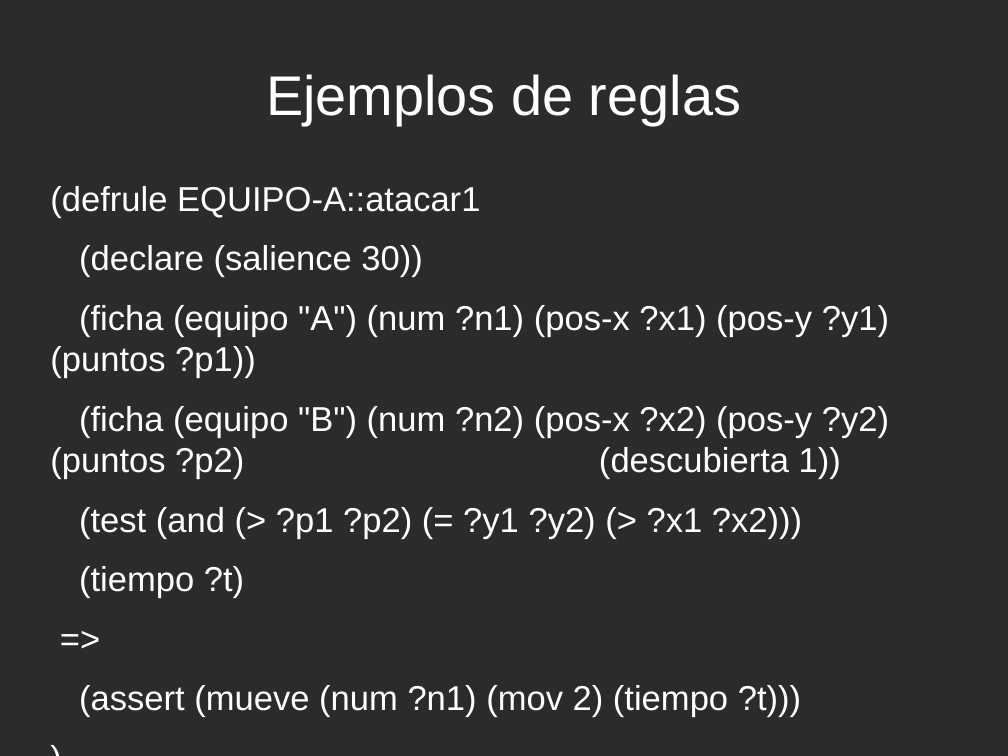
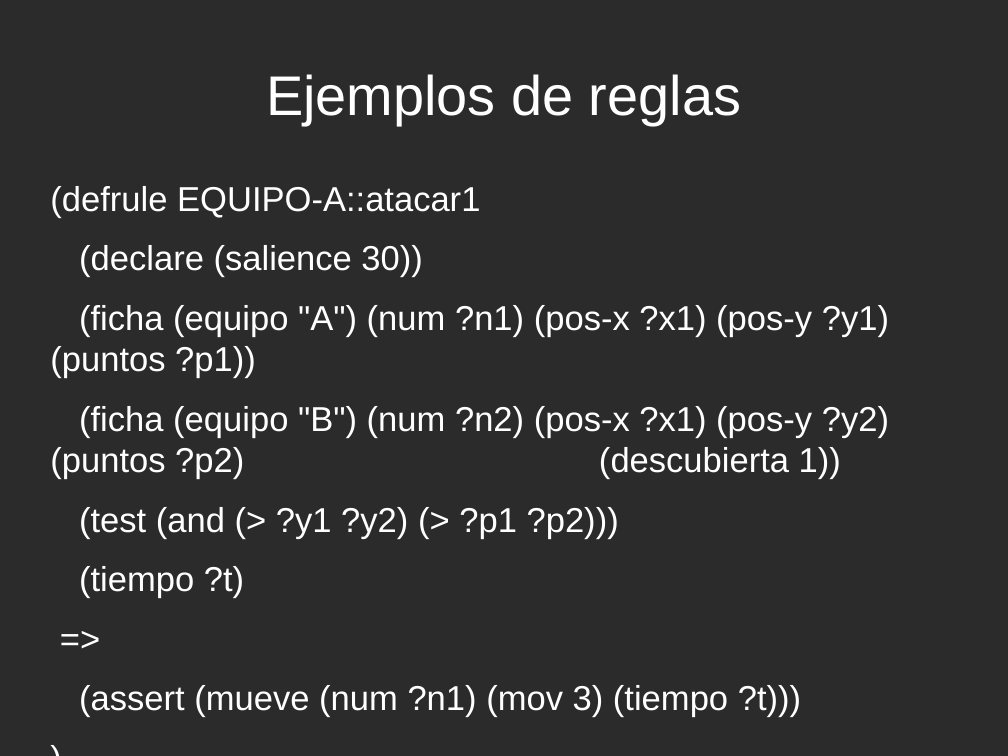
Before and after one commit to rompehielos013013013/gsiege, a slide deck: slide 25 of presentacion/expertoUCLM2014/SSEE-IA.odp. Drawn at 1008x756 pixels with LibreOffice and Linux fonts; fonts in the diff are those of the drawing; background and template pictures are left out; a plain dark background stands for a picture behind light text. Boxes give left, top, right and bottom in pixels: in the first picture for what was removed or moved away, otherwise in the second. Text is boxed around its words. In the diff, an @@ line names an element or a change of style, - is before the commit and + after.

Commit message:
Corregidas erratas en reglas

```diff
--- a/presentacion/expertoUCLM2014/SSEE-IA.odp
+++ b/presentacion/expertoUCLM2014/SSEE-IA.odp
@@ text at <box>50,406,889,539</box>: text changed @@
-(ficha (equipo "B") (num ?n2) (pos-x ?x2) (pos-y ?y2) (puntos ?p2) (descubierta 1))
-(test (and (> ?p1 ?p2) (= ?y1 ?y2) (> ?x1 ?x2)))
+(ficha (equipo "B") (num ?n2) (pos-x ?x1) (pos-y ?y2) (puntos ?p2) (descubierta 1))
+(test (and (> ?y1 ?y2) (> ?p1 ?p2)))
@@ text at <box>79,685,801,717</box>: text changed @@
-(assert (mueve (num ?n1) (mov 2) (tiempo ?t)))
+(assert (mueve (num ?n1) (mov 3) (tiempo ?t)))
```
Also in this commit, not shown: 2 other slides changed.
